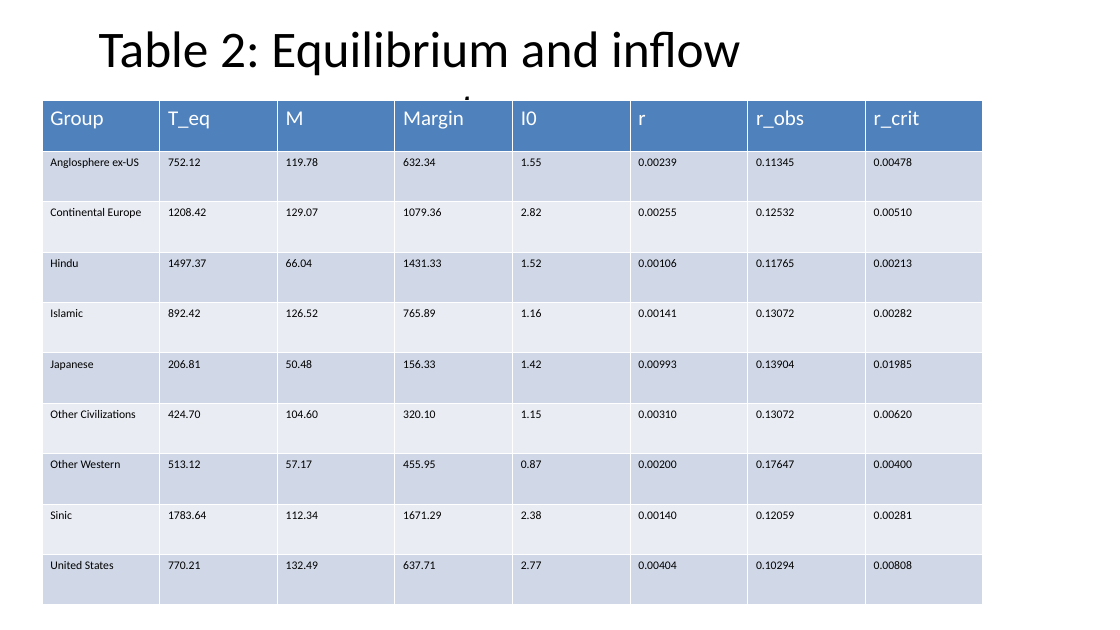
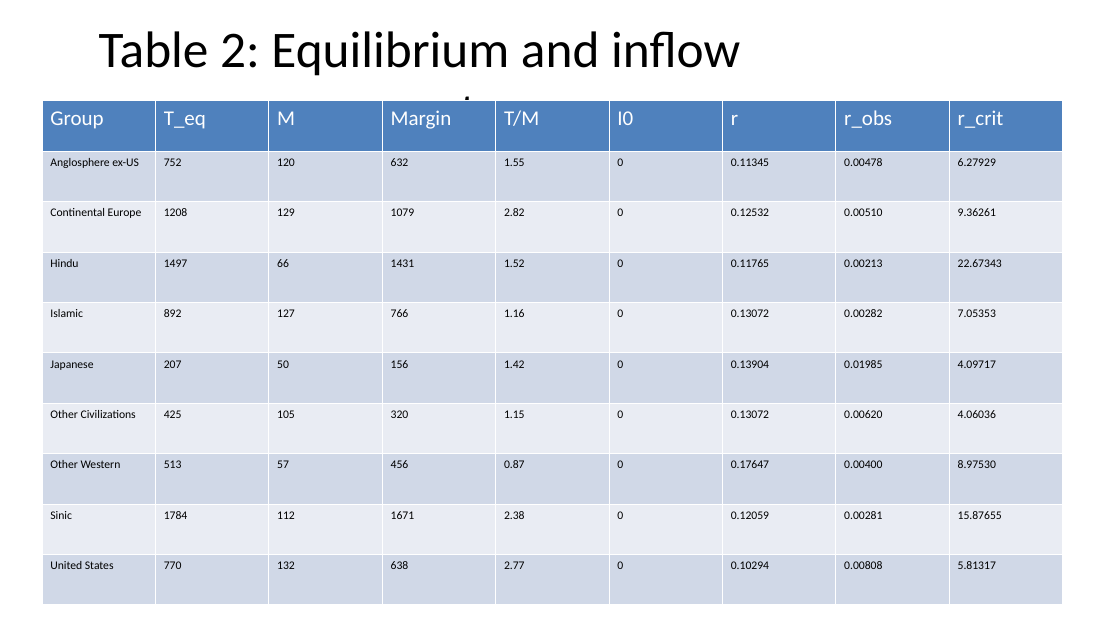
Before and after one commit to bougtoir/heat-accidents-mortality, a slide deck: slide 7 of researcher_mobility_ode/docs/manuscript_full_article_figures.pptx. Drawn at 1120x630 pixels with LibreOffice and Linux fonts; fonts in the diff are those of the drawing. Boxes give left, top, right and bottom in pixels: in the first picture for what was removed or moved away, otherwise in the second. Text is boxed around its words. In the diff, an @@ line names an element or a change of style, - is before the commit and + after.

```diff
--- a/researcher_mobility_ode/docs/manuscript_full_article_figures.pptx
+++ b/researcher_mobility_ode/docs/manuscript_full_article_figures.pptx
@@ table at box(42, 101, 1063, 605) @@
-column 2: T_eq | 752.12 | 1208.42 | 1497.37 | 892.42 | 206.81 | 424.70 | 513.12 | 1783.64 | 770.21
-column 3: M | 119.78 | 129.07 | 66.04 | 126.52 | 50.48 | 104.60 | 57.17 | 112.34 | 132.49
-column 4: Margin | 632.34 | 1079.36 | 1431.33 | 765.89 | 156.33 | 320.10 | 455.95 | 1671.29 | 637.71
-column 5: I0 | 1.55 | 2.82 | 1.52 | 1.16 | 1.42 | 1.15 | 0.87 | 2.38 | 2.77
-column 6: r | 0.00239 | 0.00255 | 0.00106 | 0.00141 | 0.00993 | 0.00310 | 0.00200 | 0.00140 | 0.00404
-column 7: r_obs | 0.11345 | 0.12532 | 0.11765 | 0.13072 | 0.13904 | 0.13072 | 0.17647 | 0.12059 | 0.10294
-column 8: r_crit | 0.00478 | 0.00510 | 0.00213 | 0.00282 | 0.01985 | 0.00620 | 0.00400 | 0.00281 | 0.00808
+column 2: T_eq | 752 | 1208 | 1497 | 892 | 207 | 425 | 513 | 1784 | 770
+column 3: M | 120 | 129 | 66 | 127 | 50 | 105 | 57 | 112 | 132
+column 4: Margin | 632 | 1079 | 1431 | 766 | 156 | 320 | 456 | 1671 | 638
+column 5: T/M | 1.55 | 2.82 | 1.52 | 1.16 | 1.42 | 1.15 | 0.87 | 2.38 | 2.77
+column 6: I0 | 0 | 0 | 0 | 0 | 0 | 0 | 0 | 0 | 0
+column 7: r | 0.11345 | 0.12532 | 0.11765 | 0.13072 | 0.13904 | 0.13072 | 0.17647 | 0.12059 | 0.10294
+column 8: r_obs | 0.00478 | 0.00510 | 0.00213 | 0.00282 | 0.01985 | 0.00620 | 0.00400 | 0.00281 | 0.00808
+column 9: r_crit | 6.27929 | 9.36261 | 22.67343 | 7.05353 | 4.09717 | 4.06036 | 8.97530 | 15.87655 | 5.81317
@@ table: place and size @@
-table at box(42, 101, 983, 605)
+table at box(42, 101, 1063, 605)
```
Also in this commit, not shown: 4 other slides changed, 7 other files.
